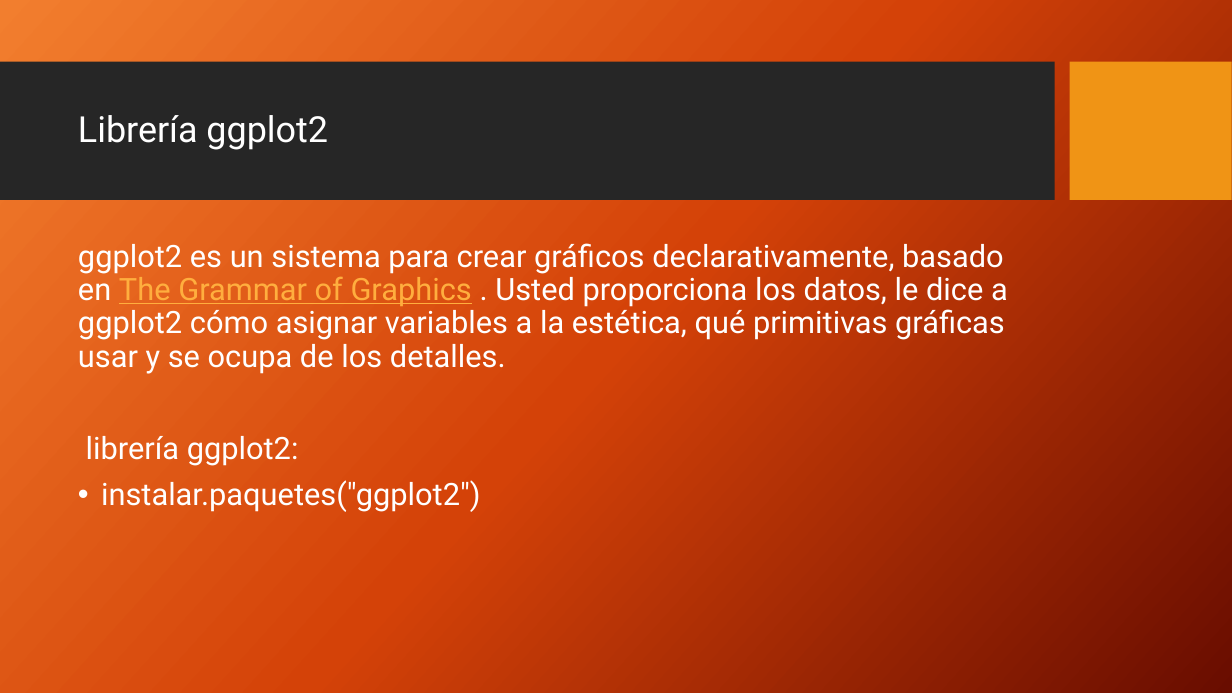
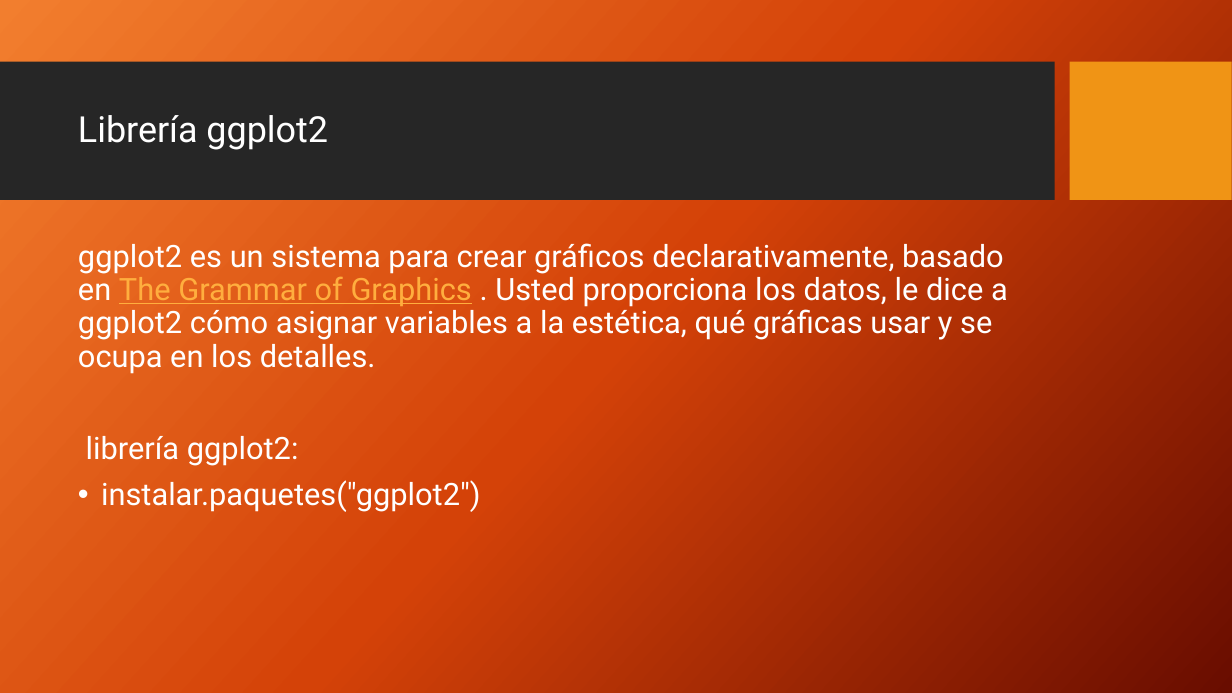
Before and after one commit to Byneros/TallerGestionDeDatosElArteDeLaGuerra, a slide deck: slide 8 of QUE DEBES CONOCER PARA GANAR CUALQUER BATALLA OTRA VERSION.pptx. Drawn at 1232x693 pixels with LibreOffice and Linux fonts; fonts in the diff are those of the drawing; background and template pictures are left out. Boxes give left, top, right and bottom in pixels: in the first picture for what was removed or moved away, otherwise in the second. Text is boxed around its words. In the diff, an @@ line names an element or a change of style, - is before the commit and + after.

```diff
--- a/QUE DEBES CONOCER PARA GANAR CUALQUER BATALLA OTRA VERSION.pptx
+++ b/QUE DEBES CONOCER PARA GANAR CUALQUER BATALLA OTRA VERSION.pptx
@@ text at (78, 243, 1008, 374): text changed @@
-ggplot2 es un sistema para crear gráficos declarativamente, basado en The Grammar of Graphics . Usted proporciona los datos, le dice a ggplot2 cómo asignar variables a la estética, qué primitivas gráficas usar y se ocupa de los detalles.
+ggplot2 es un sistema para crear gráficos declarativamente, basado en The Grammar of Graphics . Usted proporciona los datos, le dice a ggplot2 cómo asignar variables a la estética, qué gráficas usar y se ocupa en los detalles.
```
Also in this commit, not shown: 6 other slides changed, 6 other files.
